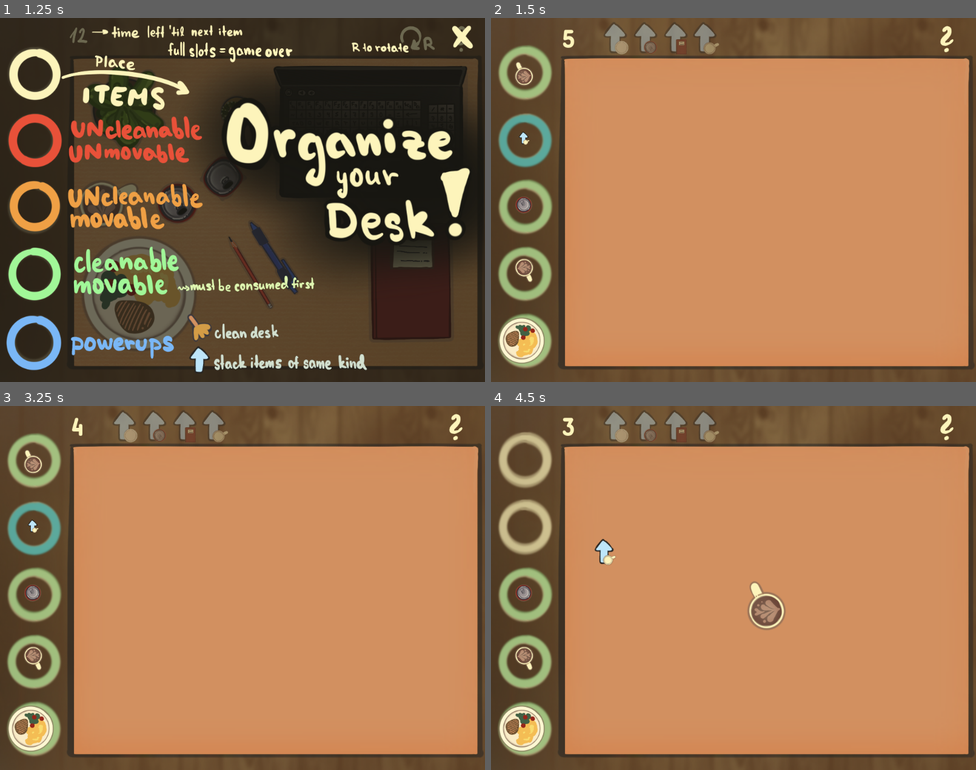
Above: before the commit, frames 1-4 (two rows, left to right).
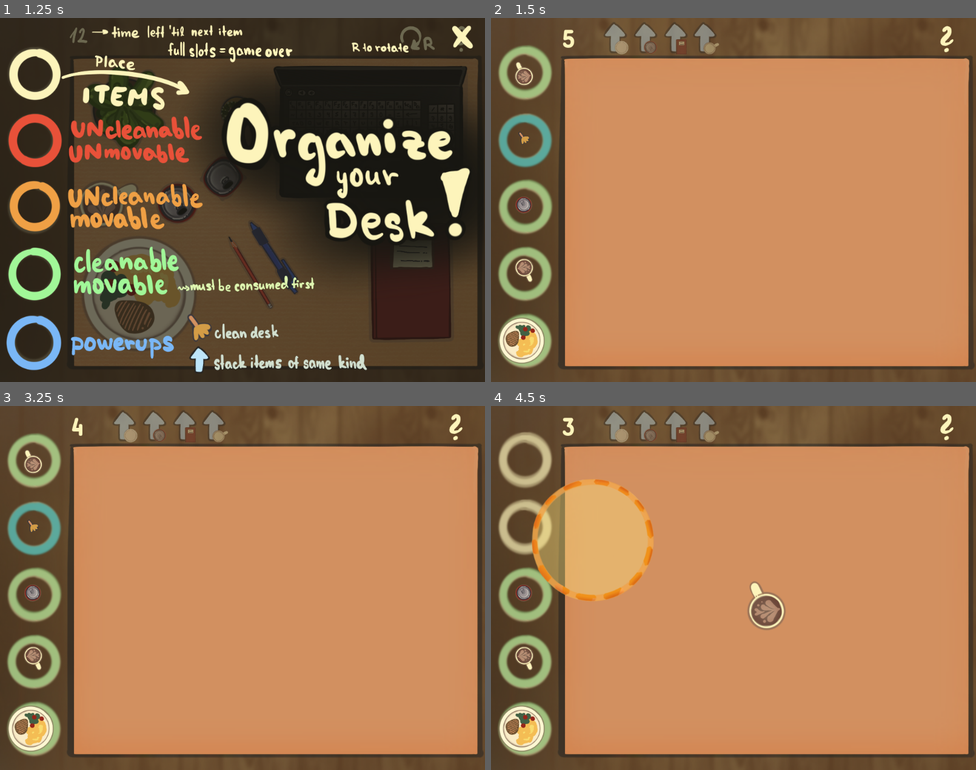
Above: after the commit, the same moments.

Repository: Nekaque/GJTraining
Game: Godot game, scene res://scenes/menu.tscn
The game is run twice, just before and just after one commit, with the same random seed, the same clock (stepped at 60 frames per second) and the same inputs.
Inputs (mouse positions are in pixels of both pictures, inside the frame that each line leads up to):
- Up to frame 1 (1.25 s): click (242, 167) at 0.5 s
- Up to frame 2 (1.5 s): click (951, 36) at 1.25 s
- Up to frame 3 (3.25 s): click (455, 427) at 2 s; click (460, 424) at 2.75 s
- Up to frame 4 (4.5 s): tap Enter at 3.5 s; drag from (524, 460) to (767, 598) at 3.52 s; drag from (524, 529) to (767, 598) at 4.27 s

Frame 1 is identical in both runs. In frame 2, less than 0.1% of the frame differs, in the area x 5-8%, y 31-35%; in frame 3, less than 0.1%; in frame 4, 6.5%, in the area x 8-34%, y 20-54%.

Commit message:
cleanup polished

Diff:
--- a/scripts/main.gd
+++ b/scripts/main.gd
@@ -10,7 +10,7 @@
 var scale
 var random = RandomNumberGenerator.new()
 # ['steak', 'book', 'coffee', 'can', 'pc', 'cactus', 'pencil', 'pen', 'plant']
-var probs = [1, 0.6, 3, 3, 0.2, 0.3, 1.2, 1.2, 0.7, 0.5, 0.5, 0.5, 0.5, 1]
+var probs = [1, 0.6, 3, 3, 0.2, 0.3, 1.2, 1.2, 0.7, 0.5, 0.5, 0.5, 0.5, 2]
 var shake = false
 var holding = load("res://assets/buttons/hand_holding.png")
 var default = load("res://assets/buttons/hand_default.png")
@@ -99,11 +99,12 @@
 		elif dragging:
 			Input.set_custom_mouse_cursor(default, 0, Vector2(2,2))
 			if Coll.collisions >= 1 or !dragging.on_table:
-				if dragging.type == 13: clean()
+				if (dragging.type == 13 and dragging.on_table): clean()
 				else:
 					kolecka[dragging.from].play(kolecka_barvy[dragging.type])
 					dragging.position = dragging.init_pos
 					if (dragging.from >= 0): dragging.global_scale = Vector2(0.4,0.4)
+					if (dragging.type == 13): dragging.first_frame()
 					dragging = null
 			else:
 				dragging.init_pos = dragging.position
